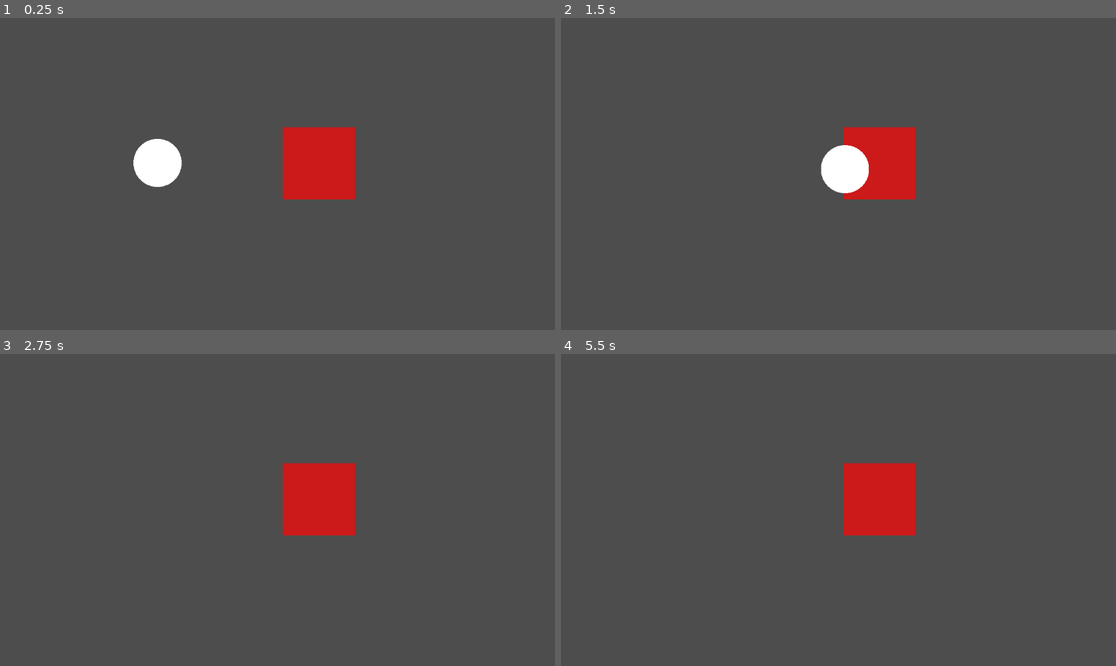
Above: before the commit, frames 1-4 (two rows, left to right).
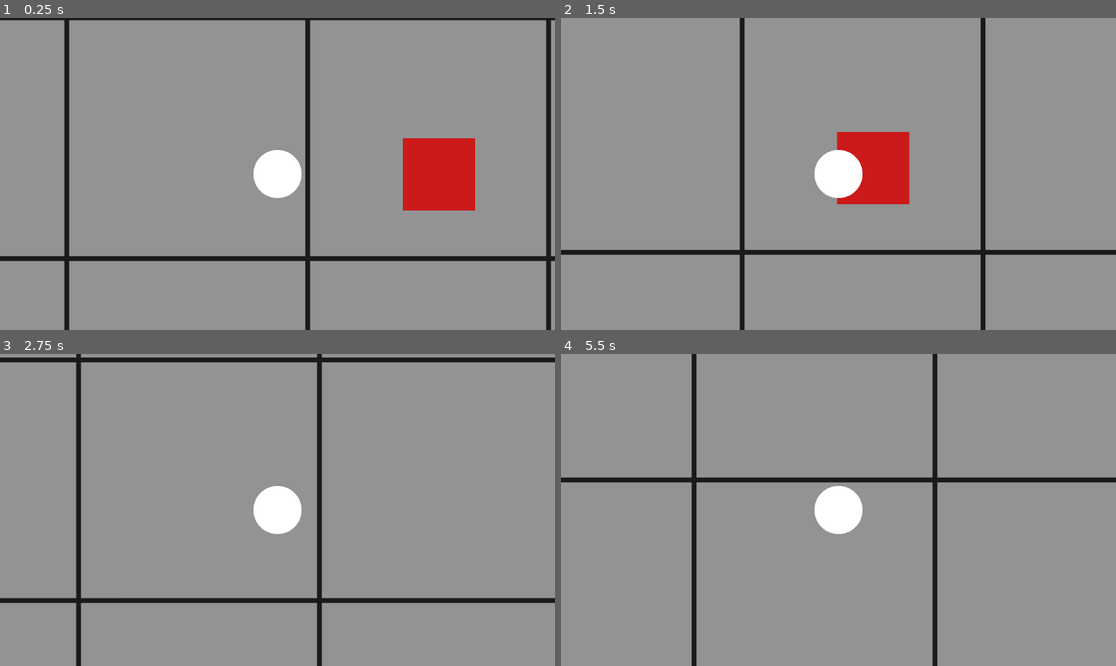
Above: after the commit, the same moments.

Repository: Huikke/Dream
Game: Godot game, scene res://scenes/levels/main.tscn
The game is run twice, just before and just after one commit, with the same random seed, the same clock (stepped at 60 frames per second) and the same inputs.
Inputs:
- Up to frame 1 (0.25 s): no input
- Up to frame 2 (1.5 s): tap Enter at 0.5 s; hold D (right) 0.53-1.28 s; hold S (down) from 1.28 s (still down)
- Up to frame 3 (2.75 s): release S (down) at 2.03 s; hold D (right) from 2.03 s (still down)
- Up to frame 4 (5.5 s): release D (right) at 2.78 s; hold W (up) 2.78-3.53 s; hold A (left) 3.53-5.03 s; hold S (down) from 5.03 s (still down)

The runs differ from the first frame. In frame 1, 99% of the frame differs, in the area x 0-100%, y 0-100%; in frame 2, 97%; in frame 3, 100%; in frame 4, 100%.

Commit message:
camera & floor

Diff:
--- a/project.godot
+++ b/project.godot
@@ -20,21 +20,25 @@
 left={
 "deadzone": 0.5,
 "events": [Object(InputEventKey,"resource_local_to_scene":false,"resource_name":"","device":-1,"window_id":0,"alt_pressed":false,"shift_pressed":false,"ctrl_pressed":false,"meta_pressed":false,"pressed":false,"keycode":0,"physical_keycode":65,"key_label":0,"unicode":97,"echo":false,"script":null)
+, Object(InputEventKey,"resource_local_to_scene":false,"resource_name":"","device":-1,"window_id":0,"alt_pressed":false,"shift_pressed":false,"ctrl_pressed":false,"meta_pressed":false,"pressed":false,"keycode":0,"physical_keycode":4194319,"key_label":0,"unicode":0,"echo":false,"script":null)
 ]
 }
 right={
 "deadzone": 0.5,
 "events": [Object(InputEventKey,"resource_local_to_scene":false,"resource_name":"","device":-1,"window_id":0,"alt_pressed":false,"shift_pressed":false,"ctrl_pressed":false,"meta_pressed":false,"pressed":false,"keycode":0,"physical_keycode":68,"key_label":0,"unicode":100,"echo":false,"script":null)
+, Object(InputEventKey,"resource_local_to_scene":false,"resource_name":"","device":-1,"window_id":0,"alt_pressed":false,"shift_pressed":false,"ctrl_pressed":false,"meta_pressed":false,"pressed":false,"keycode":0,"physical_keycode":4194321,"key_label":0,"unicode":0,"echo":false,"script":null)
 ]
 }
 up={
 "deadzone": 0.5,
 "events": [Object(InputEventKey,"resource_local_to_scene":false,"resource_name":"","device":-1,"window_id":0,"alt_pressed":false,"shift_pressed":false,"ctrl_pressed":false,"meta_pressed":false,"pressed":false,"keycode":0,"physical_keycode":87,"key_label":0,"unicode":119,"echo":false,"script":null)
+, Object(InputEventKey,"resource_local_to_scene":false,"resource_name":"","device":-1,"window_id":0,"alt_pressed":false,"shift_pressed":false,"ctrl_pressed":false,"meta_pressed":false,"pressed":false,"keycode":0,"physical_keycode":4194320,"key_label":0,"unicode":0,"echo":false,"script":null)
 ]
 }
 down={
 "deadzone": 0.5,
 "events": [Object(InputEventKey,"resource_local_to_scene":false,"resource_name":"","device":-1,"window_id":0,"alt_pressed":false,"shift_pressed":false,"ctrl_pressed":false,"meta_pressed":false,"pressed":false,"keycode":0,"physical_keycode":83,"key_label":0,"unicode":115,"echo":false,"script":null)
+, Object(InputEventKey,"resource_local_to_scene":false,"resource_name":"","device":-1,"window_id":0,"alt_pressed":false,"shift_pressed":false,"ctrl_pressed":false,"meta_pressed":false,"pressed":false,"keycode":0,"physical_keycode":4194322,"key_label":0,"unicode":0,"echo":false,"script":null)
 ]
 }
 
--- a/scenes/levels/main.tscn
+++ b/scenes/levels/main.tscn
@@ -1,12 +1,22 @@
-[gd_scene load_steps=3 format=3 uid="uid://c1ehudttdgku5"]
+[gd_scene load_steps=4 format=3 uid="uid://c1ehudttdgku5"]
 
+[ext_resource type="Texture2D" uid="uid://dloj4855pfwvk" path="res://graphics/floor.png" id="1_47y4l"]
 [ext_resource type="PackedScene" uid="uid://bxtjs1gov5wqi" path="res://scenes/areas/rectangle_area.tscn" id="1_ngjr4"]
 [ext_resource type="PackedScene" uid="uid://coh8onipbrpv" path="res://scenes/player/player.tscn" id="2_yws6n"]
 
-[node name="main" type="Node2D"]
+[node name="Main" type="Node2D"]
+
+[node name="Floor" type="Sprite2D" parent="."]
+texture_repeat = 2
+position = Vector2(1, -1)
+texture = ExtResource("1_47y4l")
+region_enabled = true
+region_rect = Rect2(-888.618, -477.677, 10000, 10000)
 
 [node name="RectangleArea" parent="." instance=ExtResource("1_ngjr4")]
 position = Vector2(587, 227)
 
-[node name="CharacterBody2D" parent="." instance=ExtResource("2_yws6n")]
+[node name="Player" parent="." instance=ExtResource("2_yws6n")]
 position = Vector2(327, 301)
+
+[node name="Camera2D" type="Camera2D" parent="Player"]
--- a/scenes/player/player.tscn
+++ b/scenes/player/player.tscn
@@ -5,7 +5,7 @@
 [sub_resource type="CircleShape2D" id="CircleShape2D_do5rq"]
 radius = 50.0
 
-[node name="CharacterBody2D" type="CharacterBody2D"]
+[node name="Player" type="CharacterBody2D"]
 script = ExtResource("1_pgpnu")
 
 [node name="CollisionShape2D" type="CollisionShape2D" parent="."]
Binary file added: graphics/floor.png
Not shown, added: graphics/floor.png.import
